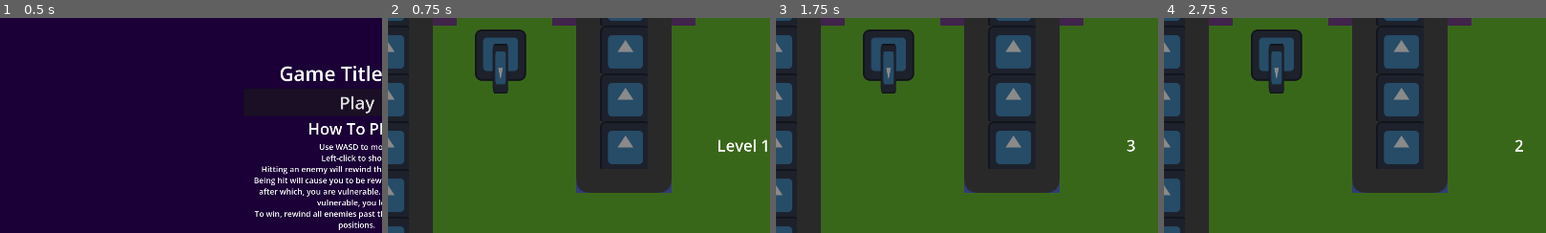
Above: before the commit, frames 1-4 (left to right).
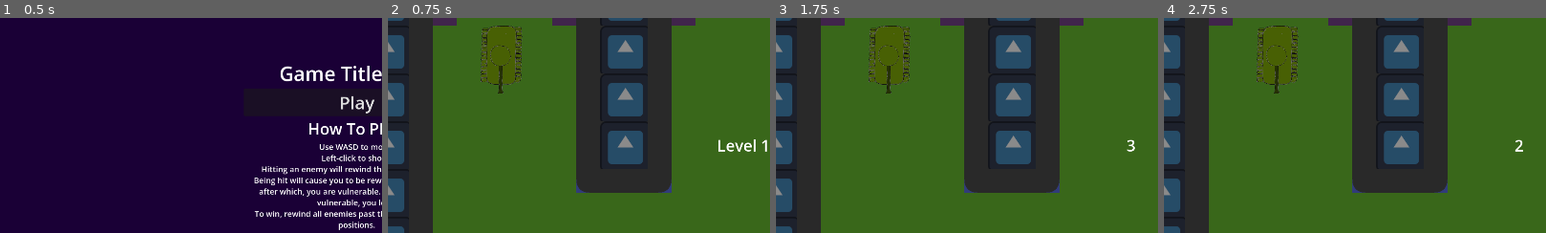
Above: after the commit, the same moments.

Repository: AugWii/GMTK-Game-Jam-Project
Game: Godot game, scene res://scenes/main.tscn
Two runs of this game, one before a commit and one after it. Both use one fixed random seed, a clock stepped at 60 frames per second and the inputs below. The engine's default icon, where the game draws it, is replaced by a stand-in: a white triangle on a blue panel in a dark square.
Inputs (mouse positions are % of the whole screen's width and height, from its top left):
- Up to frame 1 (0.5 s): no input
- Up to frame 2 (0.75 s): click "Play" at 0.5 s
- Up to frame 3 (1.75 s): tap Enter at 1.25 s; move the mouse to (72, 45) at 1.27 s; press the mouse at (72, 45) at 1.28 s; hold D (turn_right) from 1.28 s (still down)
- Up to frame 4 (2.75 s): tap Space at 2 s; move the mouse to (30, 55) at 2.02 s; release D (turn_right) at 2.03 s; release the mouse at (30, 55) at 2.03 s; hold S (move_backward) from 2.03 s (still down); click (30, 55) at 2.1 s
The pictures show only the part of the screen within x 4-54%, y 20-70%; the shares and areas given below are measured in that part.

Frame 1 is identical in both runs. In frame 2, 3.4% of the frame differs, in the area x 22-37%, y 3-36%; in frame 3, 3.4%; in frame 4, 3.4%.

Commit message:
Animated player

Diff:
--- a/scenes/player.tscn
+++ b/scenes/player.tscn
@@ -1,11 +1,40 @@
 [gd_scene format=3 uid="uid://sq8y7301bq28"]
 
-[ext_resource type="Texture2D" uid="uid://d02qqbinwnl5k" path="res://icon.svg" id="1_3vyb7"]
 [ext_resource type="Shader" uid="uid://ccnor6oau8g7r" path="res://scripts/player.gdshader" id="1_dqkch"]
 [ext_resource type="Script" uid="uid://8ppow7bujplr" path="res://scripts/player.gd" id="1_g2els"]
 [ext_resource type="PackedScene" uid="uid://c1sr5pcbyl75e" path="res://scenes/bullet.tscn" id="2_qhqgy"]
+[ext_resource type="Texture2D" uid="uid://cs3oe23bv5clr" path="res://Tank Tread1.png" id="3_fjrip"]
+[ext_resource type="Texture2D" uid="uid://ry4nj5pobhuq" path="res://Tank Body.png" id="4_qlg0r"]
+[ext_resource type="Texture2D" uid="uid://dmm8pddwo77ve" path="res://Tank Tread2.png" id="4_smehm"]
+[ext_resource type="Texture2D" uid="uid://c01mulmlaxpc0" path="res://Tank Cannon.png" id="5_tuyoq"]
 
 [sub_resource type="ShaderMaterial" id="ShaderMaterial_qlg0r"]
+shader = ExtResource("1_dqkch")
+shader_parameter/is_vulnerable = false
+shader_parameter/tint_color = Color(1, 0, 0, 1)
+shader_parameter/tint_amount = 0.5
+
+[sub_resource type="ShaderMaterial" id="ShaderMaterial_fjrip"]
+shader = ExtResource("1_dqkch")
+shader_parameter/is_vulnerable = false
+shader_parameter/tint_color = Color(1, 0, 0, 1)
+shader_parameter/tint_amount = 0.5
+
+[sub_resource type="SpriteFrames" id="SpriteFrames_4nftw"]
+animations = [{
+"frames": [{
+"duration": 1.0,
+"texture": ExtResource("3_fjrip")
+}, {
+"duration": 1.0,
+"texture": ExtResource("4_smehm")
+}],
+"loop": 1,
+"name": &"default",
+"speed": 8.0
+}]
+
+[sub_resource type="ShaderMaterial" id="ShaderMaterial_smehm"]
 shader = ExtResource("1_dqkch")
 shader_parameter/is_vulnerable = false
 shader_parameter/tint_color = Color(1, 0, 0, 1)
@@ -17,26 +46,48 @@
 shader_parameter/tint_color = Color(1, 0, 0, 1)
 shader_parameter/tint_amount = 0.5
 
-[sub_resource type="CircleShape2D" id="CircleShape2D_qhqgy"]
-radius = 64.50775
+[sub_resource type="CapsuleShape2D" id="CapsuleShape2D_rjo3h"]
+radius = 32.0
+height = 128.0
 
 [node name="Player" type="CharacterBody2D" unique_id=1300953787]
 script = ExtResource("1_g2els")
 bullet_scene = ExtResource("2_qhqgy")
 
 [node name="Body" type="Sprite2D" parent="." unique_id=464521090]
+z_index = 1
 material = SubResource("ShaderMaterial_qlg0r")
-texture = ExtResource("1_3vyb7")
+scale = Vector2(0.28985506, 0.28985503)
+texture = ExtResource("4_qlg0r")
+
+[node name="Right Tread" type="AnimatedSprite2D" parent="Body" unique_id=1131880882]
+z_index = -1
+material = SubResource("ShaderMaterial_fjrip")
+position = Vector2(138, 0)
+scale = Vector2(0.8625, 0.86250013)
+sprite_frames = SubResource("SpriteFrames_4nftw")
+frame = 1
+frame_progress = 0.94724476
+
+[node name="Left Tread" type="AnimatedSprite2D" parent="Body" unique_id=1767924363]
+z_index = -1
+material = SubResource("ShaderMaterial_smehm")
+position = Vector2(-138, 0)
+scale = Vector2(0.8625, 0.86250013)
+sprite_frames = SubResource("SpriteFrames_4nftw")
+frame_progress = 0.6879556
 
 [node name="Cannon" type="Sprite2D" parent="." unique_id=1175861502]
+z_index = 1
 material = SubResource("ShaderMaterial_dqkch")
-scale = Vector2(0.3, 0.978125)
-texture = ExtResource("1_3vyb7")
-offset = Vector2(0, -35)
+position = Vector2(0, 3.8146973e-06)
+scale = Vector2(0.20270272, 0.20270275)
+texture = ExtResource("5_tuyoq")
+offset = Vector2(0, -175)
+flip_v = true
 
 [node name="CollisionShape2D" type="CollisionShape2D" parent="." unique_id=56322967]
-position = Vector2(-0.5, 0)
-shape = SubResource("CircleShape2D_qhqgy")
+shape = SubResource("CapsuleShape2D_rjo3h")
 
 [node name="Bullets" type="Node" parent="." unique_id=525631849]
 
--- a/scripts/player.gd
+++ b/scripts/player.gd
@@ -35,8 +35,25 @@
 @onready var vulnerable_timer: Timer = $VulnerableTimer
 var is_vulnerable: bool = false
 
+
+
 func _ready() -> void:
 	rewind_timer.start()
+
+
+func _process(_delta) -> void:
+	if moving_dir != 0:
+		$"Body/Left Tread".play()
+		$"Body/Right Tread".play()
+	elif turning == -1:
+		$"Body/Left Tread".play()
+	elif turning == 1:
+		$"Body/Right Tread".play()
+	else:
+		$"Body/Left Tread".pause()
+		$"Body/Right Tread".pause()
+
+
 
 func _input(event: InputEvent) -> void:
 	if is_rewinding:
@@ -63,7 +80,7 @@
 		if bullets_container.get_child_count() < bullet_cap:
 			var new_bullet = bullet_scene.instantiate()
 			bullets_container.add_child(new_bullet)
-			new_bullet.fire(rotation + cannon_angle, position, hitbox.shape.radius + 30, true)
+			new_bullet.fire(rotation + cannon_angle, position, hitbox.shape.height/2 + 30, true)
 			shot_on_cooldown = true
 			cooldown_timer.start(shot_cooldown)
 
@@ -107,6 +124,8 @@
 		is_vulnerable = false
 		$Body.material.set_shader_parameter("is_vulnerable", false)
 		cannon_sprite.material.set_shader_parameter("is_vulnerable", false)
+		$"Body/Left Tread".material.set_shader_parameter("is_vulnerable", false)
+		$"Body/Right Tread".material.set_shader_parameter("is_vulnerable", false)
 		$/root/Main.level_lose()
 		return
 	if rewind_pos.size() > 0:
@@ -136,6 +155,8 @@
 		is_vulnerable = true
 		$Body.material.set_shader_parameter("is_vulnerable", true)
 		cannon_sprite.material.set_shader_parameter("is_vulnerable", true)
+		$"Body/Left Tread".material.set_shader_parameter("is_vulnerable", true)
+		$"Body/Right Tread".material.set_shader_parameter("is_vulnerable", true)
 		vulnerable_timer.start(total_rewind_time)
 		process_mode = Node.PROCESS_MODE_INHERIT
 		get_tree().paused = false
@@ -151,4 +172,6 @@
 func _on_vulnerable_timer_timeout() -> void:
 	$Body.material.set_shader_parameter("is_vulnerable", false)
 	cannon_sprite.material.set_shader_parameter("is_vulnerable", false)
+	$"Body/Left Tread".material.set_shader_parameter("is_vulnerable", false)
+	$"Body/Right Tread".material.set_shader_parameter("is_vulnerable", false)
 	is_vulnerable = false
